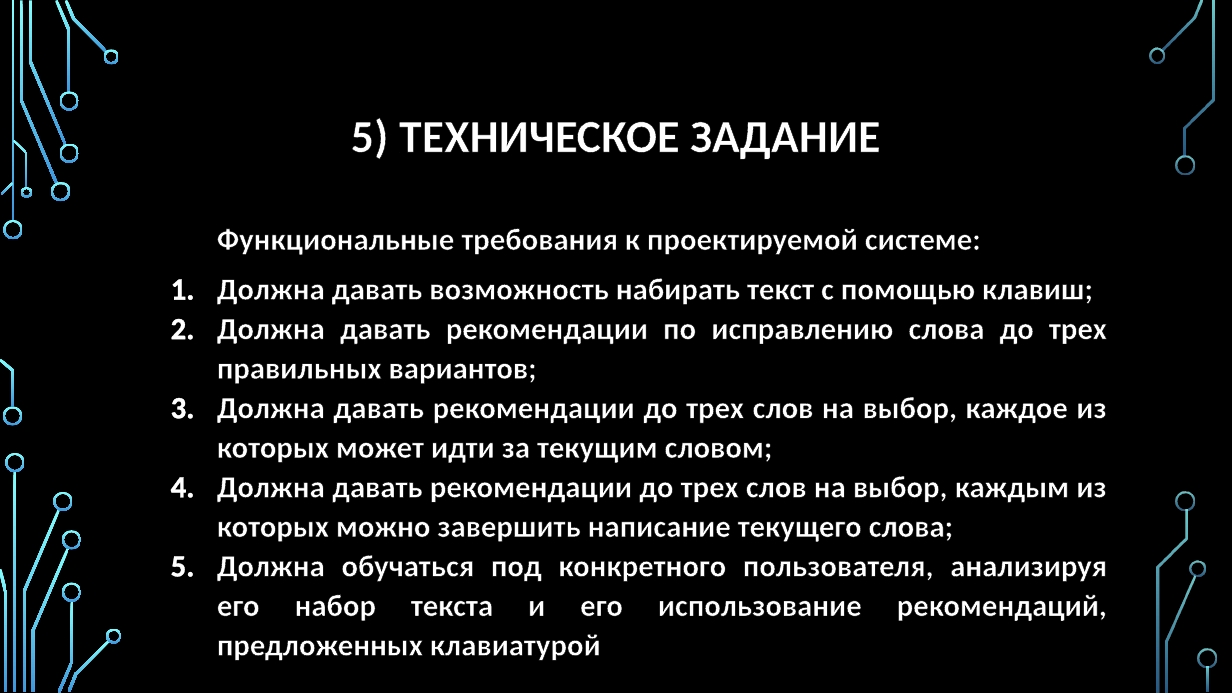
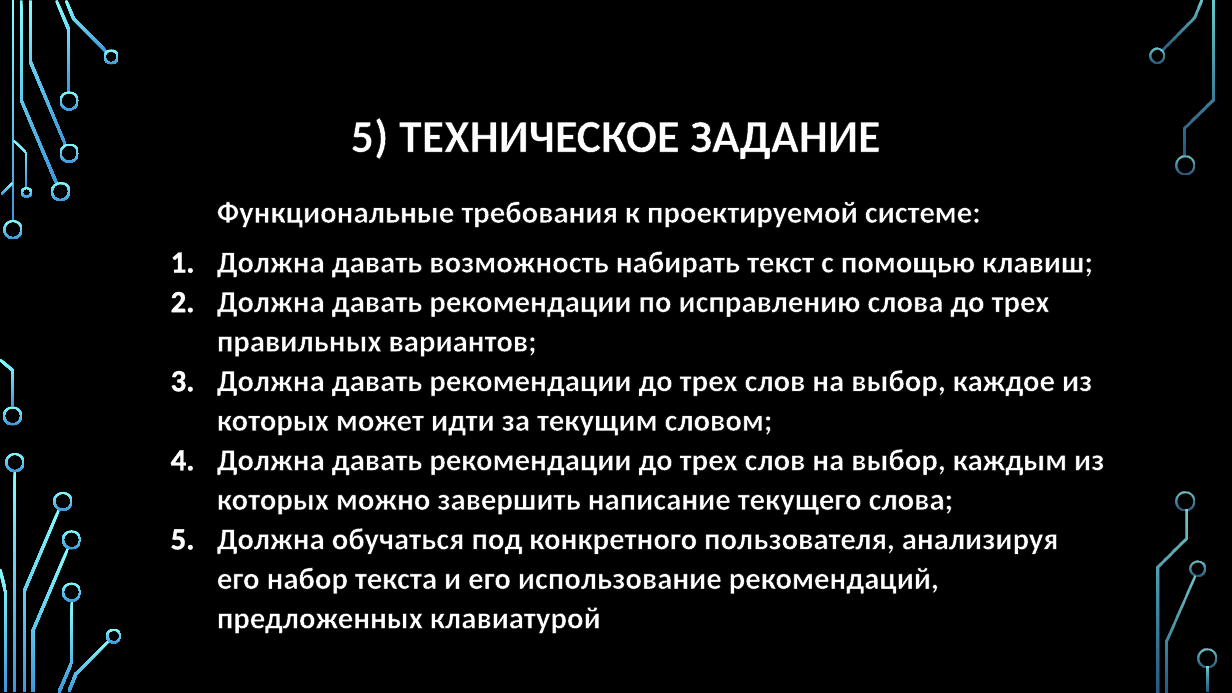
Before and after one commit to Ruslan-Far/docs-graduate-work, a slide deck: slide 5 of Фархетдинов - Презентация по ВКР.pptx. Drawn at 1232x693 pixels with LibreOffice and Linux fonts; fonts in the diff are those of the drawing; background and template pictures are left out. Boxes give left, top, right and bottom in pixels: in the first picture for what was removed or moved away, otherwise in the second. Text is boxed around its words. In the diff, an @@ line names an element or a change of style, - is before the commit and + after.

```diff
--- a/Фархетдинов - Презентация по ВКР.pptx
+++ b/Фархетдинов - Презентация по ВКР.pptx
@@ text "Функциональные требования к проектируемой системе:": place and size @@
-text "Функциональные требования к проектируемой системе:" at (217, 228, 1107, 661)
+text "Функциональные требования к проектируемой системе:" at (217, 201, 1104, 634)
@@ text "Функциональные требования к проектируемой системе:" at (217, 201, 1104, 634): alignment justified to left @@
```
Also in this commit, not shown: 2 other slides changed, 1 slide removed.
